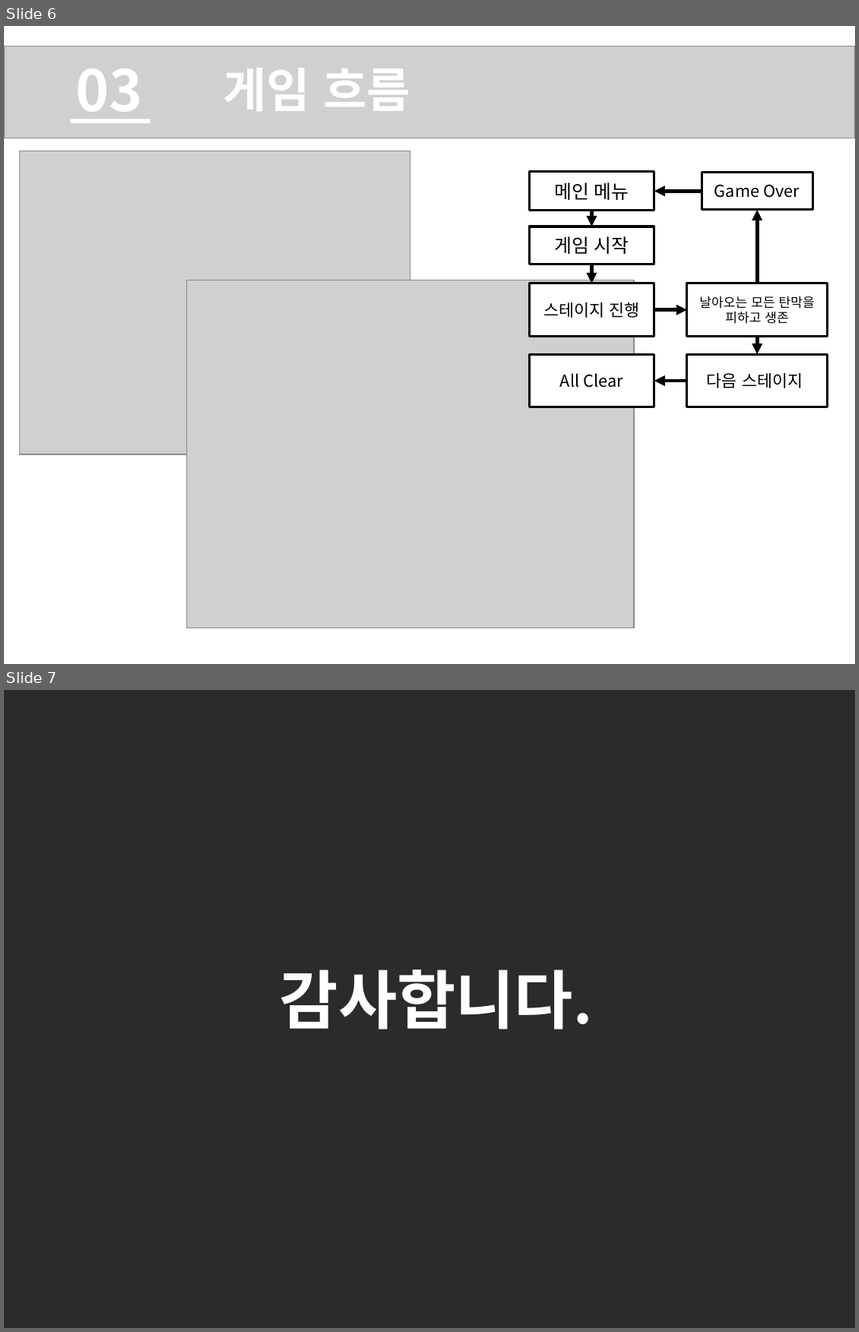
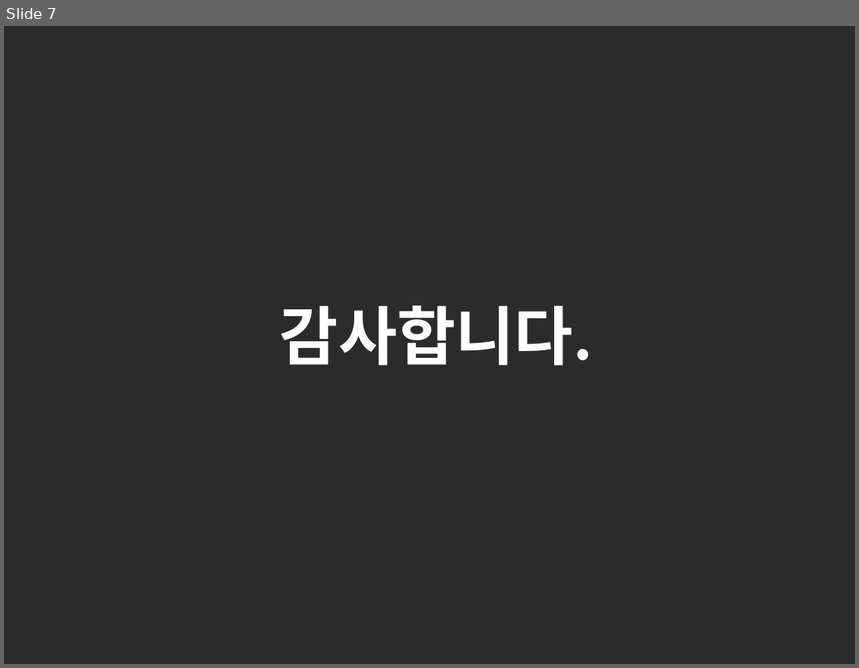
Before and after one commit to AnSuGuen/OgreGameProject, a slide deck: Project PPT/2016_GameEngineProject_ASG 3차.pptx. Shown one above the other, each under a label of ours: slides 6 and 7 before the commit, slide 7 after it. The pictures are 859x1332 and 859x668 pixels, drawn with LibreOffice and Linux fonts; fonts in the diff are those of the drawing; grey boxes stand for pictures; background and template pictures are left out; a plain dark background stands for a picture behind light text. Boxes give left, top, right and bottom in pixels: in the first picture for what was removed or moved away, otherwise in the second. Text is boxed around its words. In the diff, an @@ line names an element or a change of style, - is before the commit and + after.

Commit message:
Stage5까지 탄막 구현 완료, 테스트 완료

```diff
--- a/Project PPT/2016_GameEngineProject_ASG 3차.pptx
+++ b/Project PPT/2016_GameEngineProject_ASG 3차.pptx
@@ slide 6 removed at bbox=[4, 26, 855, 664], background #FFFFFF @@
@@ picture removed at bbox=[4, 46, 855, 138] @@
@@ text removed at bbox=[76, 69, 143, 123] @@
-03
@@ text removed at bbox=[224, 68, 410, 111] @@
-게임 흐름
@@ rounded rectangle removed at bbox=[70, 119, 151, 123] @@
@@ picture removed at bbox=[19, 151, 410, 455] @@
@@ picture removed at bbox=[187, 280, 634, 628] @@
@@ group removed at bbox=[529, 172, 828, 408]: 7 rectangles, 7 arrows @@
-메인 메뉴
-게임 시작
-스테이지 진행
-날아오는 모든 탄막을 피하고 생존
-다음 스테이지
-Game Over
-All Clear
```
Also in this commit, not shown: 2 slides changed, 1 slide added, 57 other files.
